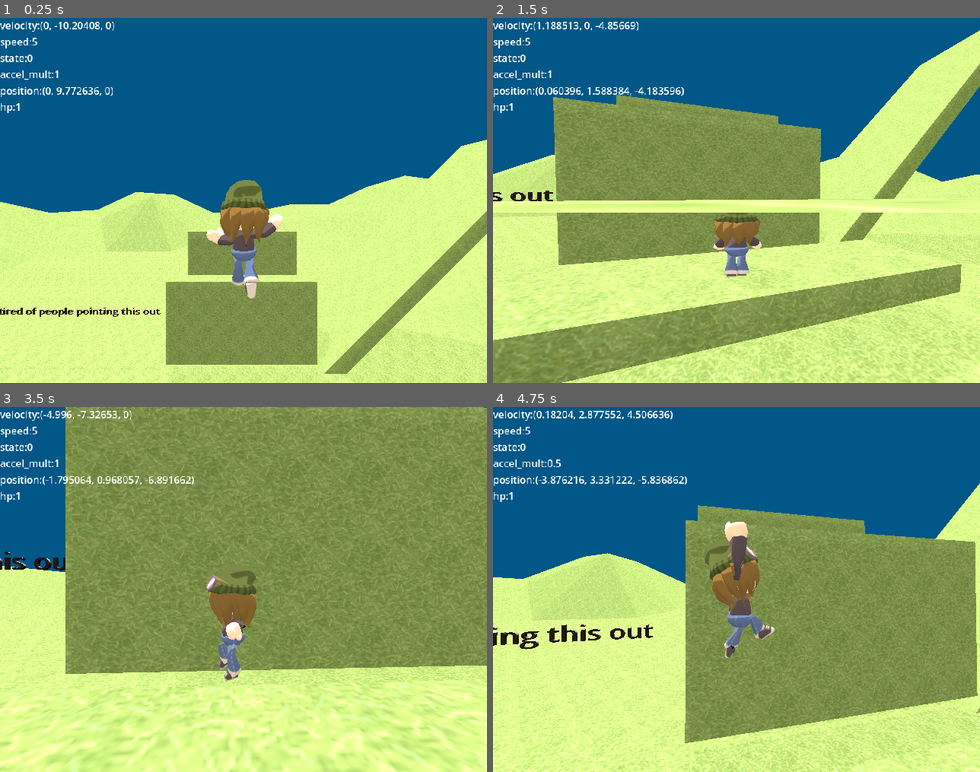
Above: before the commit, frames 1-4 (two rows, left to right).
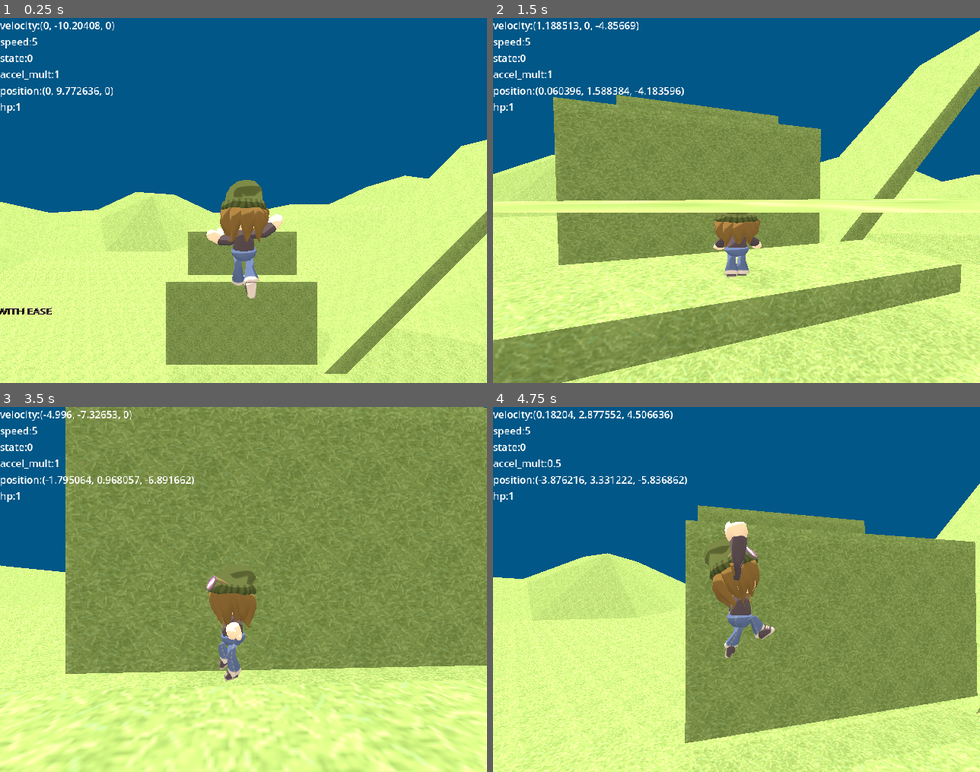
Above: after the commit, the same moments.

Repository: imawormeater/sorakaiquest
Game: Godot game, scene res://scenes/app.tscn
The game is run twice, just before and just after one commit, with the same random seed, the same clock (stepped at 60 frames per second) and the same inputs.
Inputs (mouse positions are in pixels of both pictures, inside the frame that each line leads up to):
- Up to frame 1 (0.25 s): no input
- Up to frame 2 (1.5 s): move the mouse to (731, 207) at 0.52 s; hold W (movement_up) from 0.53 s (still down); tap Mouse wheel down (mw_down) at 0.6 s; tap Space (movement_jump) at 0.77 s; move the mouse to (775, 204) at 1.27 s; tap Mouse wheel up (mw_up) at 1.35 s
- Up to frame 3 (3.5 s): tap Space (movement_jump) at 1.52, 3.02 s; move the mouse to (204, 585) at 2.02 s; tap Mouse wheel down (mw_down) at 2.1 s; move the mouse to (248, 589) at 2.77 s; release W (movement_up) at 2.78 s; hold A (movement_left) from 2.78 s (still down); tap Mouse wheel up (mw_up) at 2.85 s
- Up to frame 4 (4.75 s): move the mouse to (717, 582) at 3.52 s; release A (movement_left) at 3.53 s; hold W (movement_up) from 3.53 s (still down); tap Mouse wheel down (mw_down) at 3.6 s; tap Space (movement_jump) at 3.77, 4.52 s; move the mouse to (760, 589) at 4.27 s; tap Mouse wheel up (mw_up) at 4.35 s

The runs differ from the first frame. In frame 1, 0.3% of the frame differs, in the area x 0-51%, y 15-82%; in frame 2, 0.2%; in frame 3, 0.3%; in frame 4, 0.6%, in the area x 0-50%, y 1-67%.

Commit message:
fixed ugly logan model he perfect now

Diff:
--- a/scenes/levels/test_level.tscn
+++ b/scenes/levels/test_level.tscn
@@ -20,7 +20,7 @@
 size = Vector3(9.93231, 2.47961, 4.52637)
 
 [sub_resource type="TextMesh" id="TextMesh_o1h36"]
-text = "im working on this at school and im tired of people pointing this out "
+text = "IM CUMMING WITH EASE"
 
 [node name="Level" type="Node3D" node_paths=PackedStringArray("Logan_Spawn")]
 script = ExtResource("1_aufyl")
Binary file changed: assets/loganchara.glb
